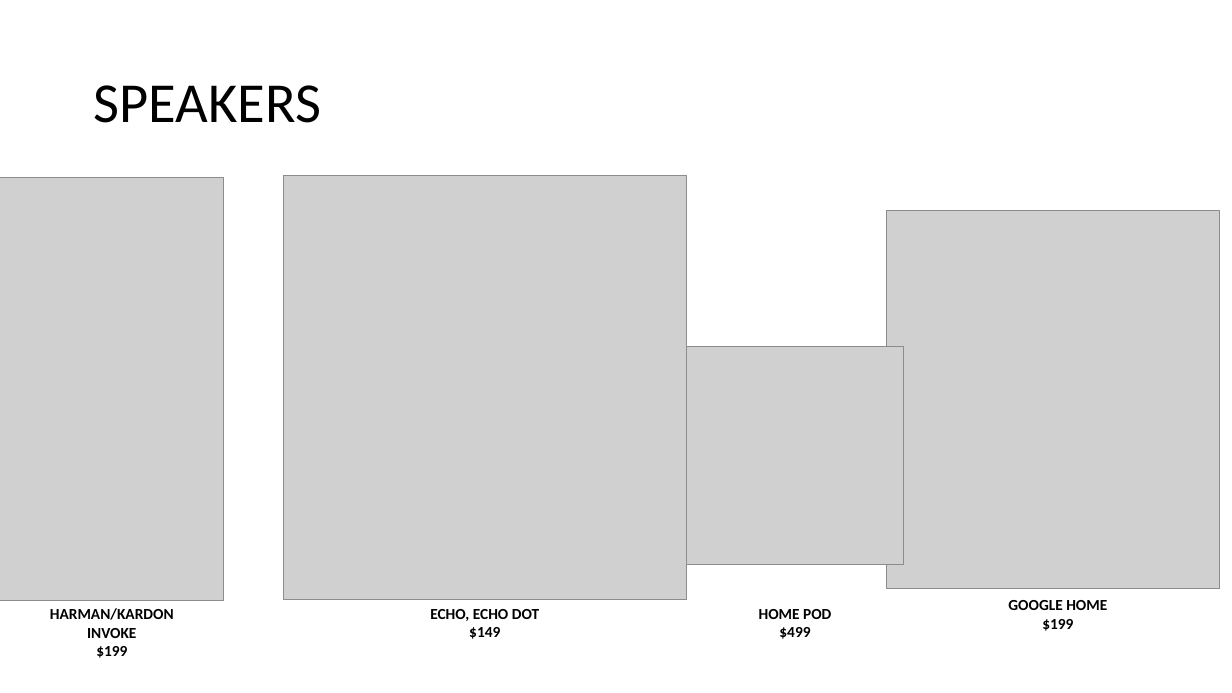
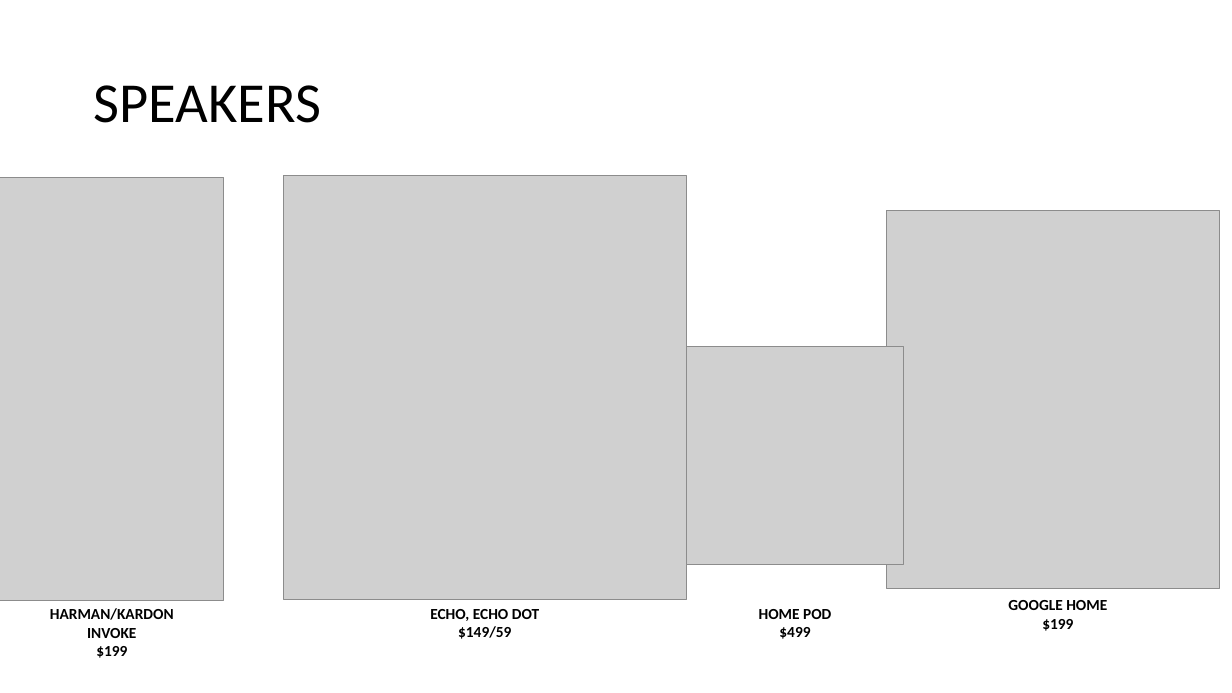
Before and after one commit to giovanidecusati/readify-b2b-alexa, a slide deck: slide 2 of ReadifyB2B-Alexa.pptx. Drawn at 1232x693 pixels with LibreOffice and Linux fonts; fonts in the diff are those of the drawing; grey boxes stand for pictures. Boxes give left, top, right and bottom in pixels: in the first picture for what was removed or moved away, otherwise in the second. Text is boxed around its words. In the diff, an @@ line names an element or a change of style, - is before the commit and + after.

```diff
--- a/ReadifyB2B-Alexa.pptx
+++ b/ReadifyB2B-Alexa.pptx
@@ text at <box>458,626,511,639</box>: text changed @@
-$149
+$149/59
```
Also in this commit, not shown: 5 other slides changed, 2 slides added, 2 slides removed, 2 other files.
